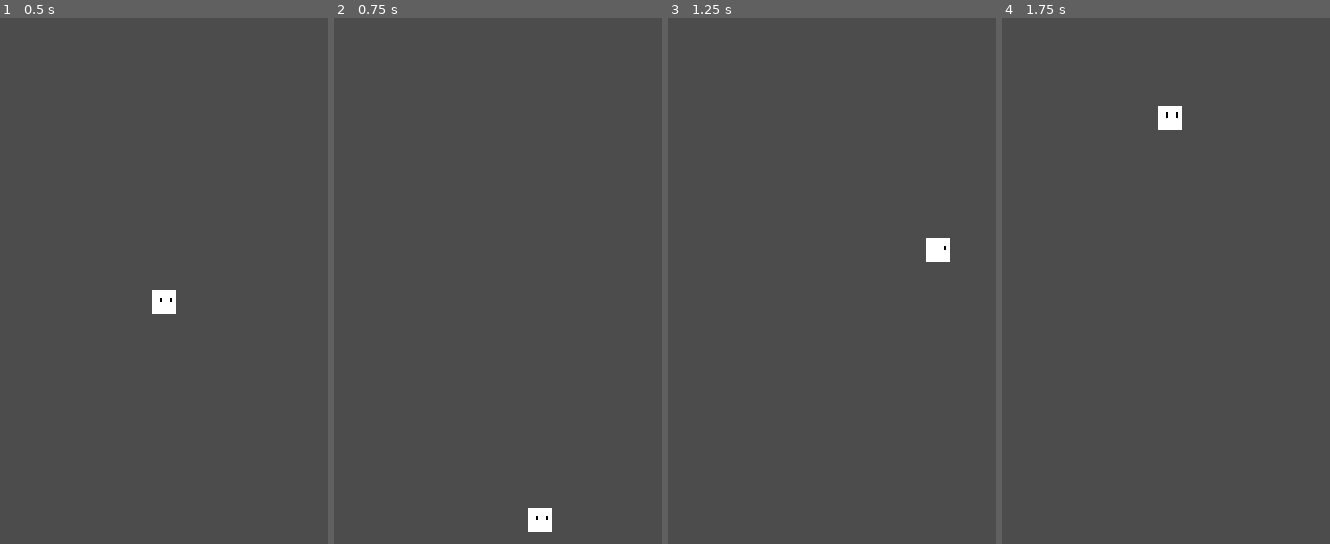
Above: before the commit, frames 1-4 (left to right).
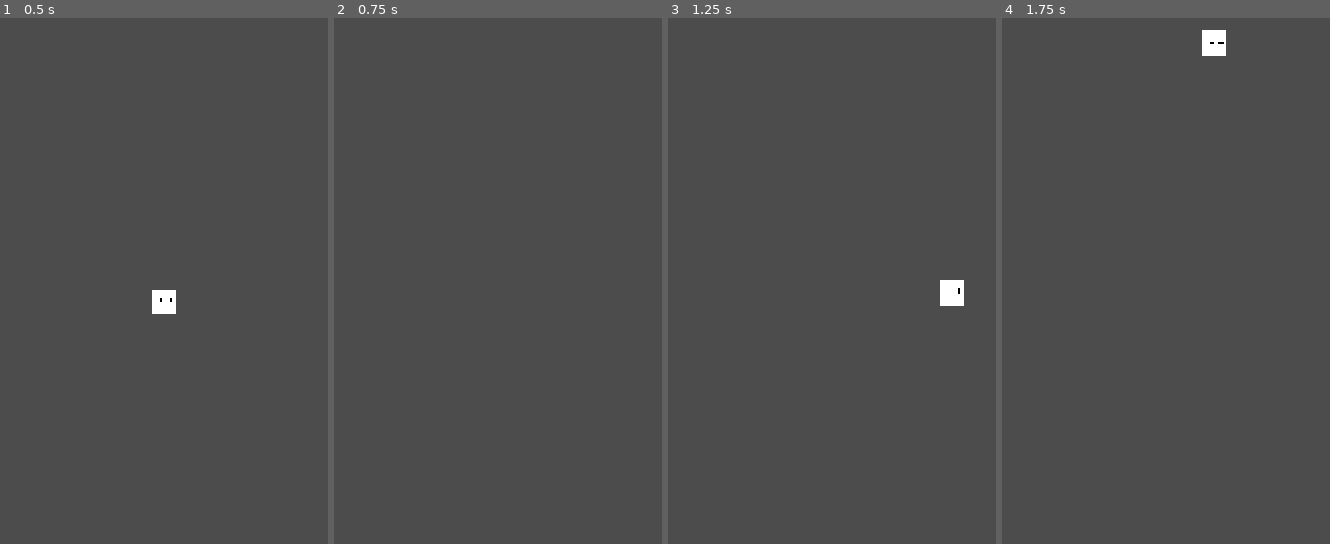
Above: after the commit, the same moments.

Repository: Ken-Xiangyi-Zhou/VGDC-UCI-Godot-Platformer-Scaffold
Game: Godot game, scene res://scenes/main_scene.tscn
Same seed, same stepped clock (60 frames per second), same inputs: the game is played once before the commit and once after it. This scene is started directly instead of the project's main scene.
Inputs:
- Up to frame 1 (0.5 s): no input
- Up to frame 2 (0.75 s): tap Enter at 0.5 s; hold D (right) from 0.53 s (still down); hold W (up) from 0.53 s (still down)
- Up to frame 3 (1.25 s): keep holding D (right); keep holding W (up)
- Up to frame 4 (1.75 s): keep holding D (right); release W (up) at 1.28 s; tap W (up) at 1.35, 1.52 s

Frame 1 is identical in both runs. In frame 2, 0.3% of the frame differs, in the area x 59-67%, y 93-98%; in frame 3, 0.7%, in the area x 78-91%, y 41-55%; in frame 4, 0.7%.

Commit message:
use prefabs for various objects

Diff:
--- /dev/null
+++ b/Godot Scaffold Platformer/prefabs/Hazards.tscn
@@ -0,0 +1,10 @@
+[gd_scene load_steps=2 format=2]
+
+[ext_resource path="res://assets/tilesets/hazards.tres" type="TileSet" id=1]
+
+[node name="Hazards" type="TileMap"]
+tile_set = ExtResource( 1 )
+cell_size = Vector2( 32, 32 )
+collision_layer = 4
+collision_mask = 2
+format = 1
--- /dev/null
+++ b/Godot Scaffold Platformer/prefabs/Platforms.tscn
@@ -0,0 +1,10 @@
+[gd_scene load_steps=2 format=2]
+
+[ext_resource path="res://assets/tilesets/platforms.tres" type="TileSet" id=1]
+
+[node name="Platforms" type="TileMap"]
+tile_set = ExtResource( 1 )
+cell_size = Vector2( 32, 32 )
+collision_layer = 8
+collision_mask = 2
+format = 1
--- /dev/null
+++ b/Godot Scaffold Platformer/prefabs/Player.tscn
@@ -0,0 +1,97 @@
+[gd_scene load_steps=11 format=2]
+
+[ext_resource path="res://scripts/player_control.gd" type="Script" id=1]
+[ext_resource path="res://assets/sprites/player_1.png" type="Texture" id=2]
+[ext_resource path="res://assets/sprites/player_2.png" type="Texture" id=3]
+[ext_resource path="res://scripts/player_sprite_direction.gd" type="Script" id=4]
+[ext_resource path="res://scripts/player_animaton.gd" type="Script" id=5]
+
+[sub_resource type="SpriteFrames" id=1]
+animations = [ {
+"frames": [ ExtResource( 2 ), ExtResource( 3 ) ],
+"loop": true,
+"name": "default",
+"speed": 60.0
+} ]
+
+[sub_resource type="Animation" id=2]
+resource_name = "Blink"
+length = 0.1
+tracks/0/type = "value"
+tracks/0/path = NodePath(".:frame")
+tracks/0/interp = 1
+tracks/0/loop_wrap = true
+tracks/0/imported = false
+tracks/0/enabled = true
+tracks/0/keys = {
+"times": PoolRealArray( 0 ),
+"transitions": PoolRealArray( 1 ),
+"update": 1,
+"values": [ 1 ]
+}
+
+[sub_resource type="Animation" id=3]
+resource_name = "Idle"
+length = 0.1
+tracks/0/type = "value"
+tracks/0/path = NodePath(".:frame")
+tracks/0/interp = 1
+tracks/0/loop_wrap = true
+tracks/0/imported = false
+tracks/0/enabled = true
+tracks/0/keys = {
+"times": PoolRealArray( 0 ),
+"transitions": PoolRealArray( 1 ),
+"update": 1,
+"values": [ 0 ]
+}
+
+[sub_resource type="RectangleShape2D" id=4]
+extents = Vector2( 8, 8 )
+
+[sub_resource type="RectangleShape2D" id=5]
+extents = Vector2( 8, 1 )
+
+[node name="Player" type="KinematicBody2D"]
+position = Vector2( 535.987, 417.635 )
+collision_layer = 2
+collision_mask = 13
+script = ExtResource( 1 )
+x_acceleration = 30
+x_decceleration = 30
+
+[node name="Player Sprite" type="AnimatedSprite" parent="."]
+editor/display_folded = true
+frames = SubResource( 1 )
+script = ExtResource( 4 )
+
+[node name="Player Animator" type="AnimationPlayer" parent="Player Sprite"]
+anims/Blink = SubResource( 2 )
+anims/Idle = SubResource( 3 )
+script = ExtResource( 5 )
+
+[node name="Player Collision Box" type="CollisionShape2D" parent="."]
+shape = SubResource( 4 )
+
+[node name="Main Camera" type="Camera2D" parent="."]
+current = true
+limit_bottom = 1000
+limit_smoothed = true
+smoothing_enabled = true
+drag_margin_left = 0.0
+drag_margin_top = 0.0
+drag_margin_right = 0.0
+drag_margin_bottom = 0.0
+
+[node name="Face" type="Area2D" parent="."]
+editor/display_folded = true
+collision_layer = 2
+
+[node name="Face Box" type="CollisionShape2D" parent="Face"]
+position = Vector2( 8, 0 )
+rotation = 1.5708
+shape = SubResource( 5 )
+one_way_collision = true
+
+[connection signal="body_entered" from="Face" to="." method="_on_wall"]
+[connection signal="body_exited" from="Face" to="." method="_off_wall"]
--- /dev/null
+++ b/Godot Scaffold Platformer/prefabs/Tiles.tscn
@@ -0,0 +1,10 @@
+[gd_scene load_steps=2 format=2]
+
+[ext_resource path="res://assets/tilesets/walls.tres" type="TileSet" id=1]
+
+[node name="Tiles" type="TileMap"]
+tile_set = ExtResource( 1 )
+cell_size = Vector2( 32, 32 )
+collision_mask = 0
+format = 1
+tile_data = PoolIntArray( 32, 1, 0, 65568, 1, 0, 131104, 1, 0, 196640, 1, 0, 262176, 1, 0, 327707, 1, 0, 327709, 1, 0, 327712, 1, 0, 393243, 1, 0, 393245, 1, 0, 393248, 1, 0, 458779, 1, 0, 458781, 1, 0, 458784, 1, 0, 524315, 1, 0, 524317, 1, 0, 524320, 1, 0, 589851, 1, 0, 589853, 1, 0, 589856, 1, 0, 655369, 1, 0, 655392, 1, 0, 720928, 1, 0, 851968, 1, 0, 852000, 1, 0 )
--- a/Godot Scaffold Platformer/scenes/example_scene.tscn
+++ b/Godot Scaffold Platformer/scenes/example_scene.tscn
@@ -1,7 +1,7 @@
-[gd_scene load_steps=14 format=2]
+[gd_scene load_steps=16 format=2]
 
 [ext_resource path="res://assets/tilesets/walls.tres" type="TileSet" id=1]
-[ext_resource path="res://assets/tilesets/platforms.tres" type="TileSet" id=2]
+[ext_resource path="res://assets/sprites/platform.png" type="Texture" id=2]
 [ext_resource path="res://assets/tilesets/hazards.tres" type="TileSet" id=3]
 [ext_resource path="res://scripts/player_control.gd" type="Script" id=4]
 [ext_resource path="res://assets/sprites/player_1.png" type="Texture" id=5]
@@ -9,7 +9,28 @@
 [ext_resource path="res://scripts/player_sprite_direction.gd" type="Script" id=7]
 [ext_resource path="res://scripts/player_animaton.gd" type="Script" id=8]
 
-[sub_resource type="SpriteFrames" id=1]
+[sub_resource type="RectangleShape2D" id=1]
+extents = Vector2( 16, 0.5 )
+
+[sub_resource type="TileSet" id=2]
+0/name = "Platform"
+0/texture = ExtResource( 2 )
+0/tex_offset = Vector2( 0, 0 )
+0/modulate = Color( 1, 1, 1, 1 )
+0/region = Rect2( 0, 0, 32, 32 )
+0/tile_mode = 0
+0/occluder_offset = Vector2( 16, 16 )
+0/navigation_offset = Vector2( 16, 16 )
+0/shapes = [ {
+"autotile_coord": Vector2( 0, 0 ),
+"one_way": true,
+"one_way_margin": 1.0,
+"shape": SubResource( 1 ),
+"shape_transform": Transform2D( 1, 0, 0, 1, 16, 0.5 )
+} ]
+0/z_index = 0
+
+[sub_resource type="SpriteFrames" id=3]
 animations = [ {
 "frames": [ ExtResource( 5 ), ExtResource( 6 ) ],
 "loop": true,
@@ -17,8 +38,7 @@
 "speed": 60.0
 } ]
 
-[sub_resource type="Animation" id=2]
-resource_name = "Blink"
+[sub_resource type="Animation" id=4]
 length = 0.1
 tracks/0/type = "value"
 tracks/0/path = NodePath(".:frame")
@@ -33,8 +53,7 @@
 "values": [ 1 ]
 }
 
-[sub_resource type="Animation" id=3]
-resource_name = "Idle"
+[sub_resource type="Animation" id=5]
 length = 0.1
 tracks/0/type = "value"
 tracks/0/path = NodePath(".:frame")
@@ -49,14 +68,13 @@
 "values": [ 0 ]
 }
 
-[sub_resource type="RectangleShape2D" id=4]
+[sub_resource type="RectangleShape2D" id=6]
 extents = Vector2( 8, 8 )
 
-[sub_resource type="RectangleShape2D" id=5]
+[sub_resource type="RectangleShape2D" id=7]
 extents = Vector2( 8, 1 )
 
 [node name="Example Scene" type="Node2D"]
-editor/display_folded = true
 
 [node name="Tiles" type="TileMap" parent="."]
 tile_set = ExtResource( 1 )
@@ -66,7 +84,7 @@
 tile_data = PoolIntArray( 32, 1, 0, 65568, 1, 0, 131104, 1, 0, 196640, 1, 0, 262176, 1, 0, 262201, 0, 0, 262234, 0, 0,  …(1358 unchanged characters)…
 
 [node name="Platforms" type="TileMap" parent="."]
-tile_set = ExtResource( 2 )
+tile_set = SubResource( 2 )
 cell_size = Vector2( 32, 32 )
 collision_layer = 8
 collision_mask = 2
@@ -92,16 +110,16 @@
 
 [node name="Player Sprite" type="AnimatedSprite" parent="Player"]
 editor/display_folded = true
-frames = SubResource( 1 )
+frames = SubResource( 3 )
 script = ExtResource( 7 )
 
 [node name="Player Animator" type="AnimationPlayer" parent="Player/Player Sprite"]
-anims/Blink = SubResource( 2 )
-anims/Idle = SubResource( 3 )
+anims/Blink = SubResource( 4 )
+anims/Idle = SubResource( 5 )
 script = ExtResource( 8 )
 
 [node name="Player Collision Box" type="CollisionShape2D" parent="Player"]
-shape = SubResource( 4 )
+shape = SubResource( 6 )
 
 [node name="Main Camera" type="Camera2D" parent="Player"]
 current = true
--- a/Godot Scaffold Platformer/scenes/main_scene.tscn
+++ b/Godot Scaffold Platformer/scenes/main_scene.tscn
@@ -1,123 +1,16 @@
-[gd_scene load_steps=14 format=2]
+[gd_scene load_steps=5 format=2]
 
-[ext_resource path="res://assets/tilesets/walls.tres" type="TileSet" id=1]
-[ext_resource path="res://assets/tilesets/platforms.tres" type="TileSet" id=2]
-[ext_resource path="res://assets/tilesets/hazards.tres" type="TileSet" id=3]
-[ext_resource path="res://scripts/player_control.gd" type="Script" id=4]
-[ext_resource path="res://assets/sprites/player_1.png" type="Texture" id=5]
-[ext_resource path="res://assets/sprites/player_2.png" type="Texture" id=6]
-[ext_resource path="res://scripts/player_sprite_direction.gd" type="Script" id=7]
-[ext_resource path="res://scripts/player_animaton.gd" type="Script" id=8]
-
-[sub_resource type="SpriteFrames" id=1]
-animations = [ {
-"frames": [ ExtResource( 5 ), ExtResource( 6 ) ],
-"loop": true,
-"name": "default",
-"speed": 60.0
-} ]
-
-[sub_resource type="Animation" id=2]
-resource_name = "Blink"
-length = 0.1
-tracks/0/type = "value"
-tracks/0/path = NodePath(".:frame")
-tracks/0/interp = 1
-tracks/0/loop_wrap = true
-tracks/0/imported = false
-tracks/0/enabled = true
-tracks/0/keys = {
-"times": PoolRealArray( 0 ),
-"transitions": PoolRealArray( 1 ),
-"update": 1,
-"values": [ 1 ]
-}
-
-[sub_resource type="Animation" id=3]
-resource_name = "Idle"
-length = 0.1
-tracks/0/type = "value"
-tracks/0/path = NodePath(".:frame")
-tracks/0/interp = 1
-tracks/0/loop_wrap = true
-tracks/0/imported = false
-tracks/0/enabled = true
-tracks/0/keys = {
-"times": PoolRealArray( 0 ),
-"transitions": PoolRealArray( 1 ),
-"update": 1,
-"values": [ 0 ]
-}
-
-[sub_resource type="RectangleShape2D" id=4]
-extents = Vector2( 8, 8 )
-
-[sub_resource type="RectangleShape2D" id=5]
-extents = Vector2( 8, 1 )
+[ext_resource path="res://prefabs/Tiles.tscn" type="PackedScene" id=1]
+[ext_resource path="res://prefabs/Platforms.tscn" type="PackedScene" id=2]
+[ext_resource path="res://prefabs/Hazards.tscn" type="PackedScene" id=3]
+[ext_resource path="res://prefabs/Player.tscn" type="PackedScene" id=4]
 
 [node name="Main Scene" type="Node2D"]
 
-[node name="Tiles" type="TileMap" parent="."]
-tile_set = ExtResource( 1 )
-cell_size = Vector2( 32, 32 )
-collision_mask = 0
-format = 1
-tile_data = PoolIntArray( 32, 1, 0, 65568, 1, 0, 131104, 1, 0, 196640, 1, 0, 262176, 1, 0, 327707, 1, 0, 327709, 1, 0, 327712, 1, 0, 393243, 1, 0, 393245, 1, 0, 393248, 1, 0, 458779, 1, 0, 458781, 1, 0, 458784, 1, 0, 524315, 1, 0, 524317, 1, 0, 524320, 1, 0, 589851, 1, 0, 589853, 1, 0, 589856, 1, 0, 655369, 1, 0, 655392, 1, 0, 720928, 1, 0, 851968, 1, 0, 852000, 1, 0 )
+[node name="Tiles" parent="." instance=ExtResource( 1 )]
 
-[node name="Platforms" type="TileMap" parent="."]
-tile_set = ExtResource( 2 )
-cell_size = Vector2( 32, 32 )
-collision_layer = 8
-collision_mask = 2
-format = 1
+[node name="Platforms" parent="." instance=ExtResource( 2 )]
 
-[node name="Hazards" type="TileMap" parent="."]
-tile_set = ExtResource( 3 )
-cell_size = Vector2( 32, 32 )
-collision_layer = 4
-collision_mask = 2
-format = 1
+[node name="Hazards" parent="." instance=ExtResource( 3 )]
 
-[node name="Player" type="KinematicBody2D" parent="."]
-position = Vector2( 512, 300 )
-collision_layer = 2
-collision_mask = 13
-script = ExtResource( 4 )
-x_acceleration = 30
-x_decceleration = 30
-
-[node name="Player Sprite" type="AnimatedSprite" parent="Player"]
-editor/display_folded = true
-frames = SubResource( 1 )
-script = ExtResource( 7 )
-
-[node name="Player Animator" type="AnimationPlayer" parent="Player/Player Sprite"]
-anims/Blink = SubResource( 2 )
-anims/Idle = SubResource( 3 )
-script = ExtResource( 8 )
-
-[node name="Player Collision Box" type="CollisionShape2D" parent="Player"]
-shape = SubResource( 4 )
-
-[node name="Main Camera" type="Camera2D" parent="Player"]
-current = true
-limit_bottom = 1000
-limit_smoothed = true
-smoothing_enabled = true
-drag_margin_left = 0.0
-drag_margin_top = 0.0
-drag_margin_right = 0.0
-drag_margin_bottom = 0.0
-
-[node name="Face" type="Area2D" parent="Player"]
-editor/display_folded = true
-collision_layer = 2
-
-[node name="Face Box" type="CollisionShape2D" parent="Player/Face"]
-position = Vector2( 8, 0 )
-rotation = 1.5708
-shape = SubResource( 5 )
-one_way_collision = true
-
-[connection signal="body_entered" from="Player/Face" to="Player" method="_on_wall"]
-[connection signal="body_exited" from="Player/Face" to="Player" method="_off_wall"]
+[node name="Player" parent="." instance=ExtResource( 4 )]
Not shown: 1 places in Godot Scaffold Platformer/scenes/example_scene.tscn that only renumber resources
Not shown, added: Godot Scaffold Platformer/prefabs/README.md
